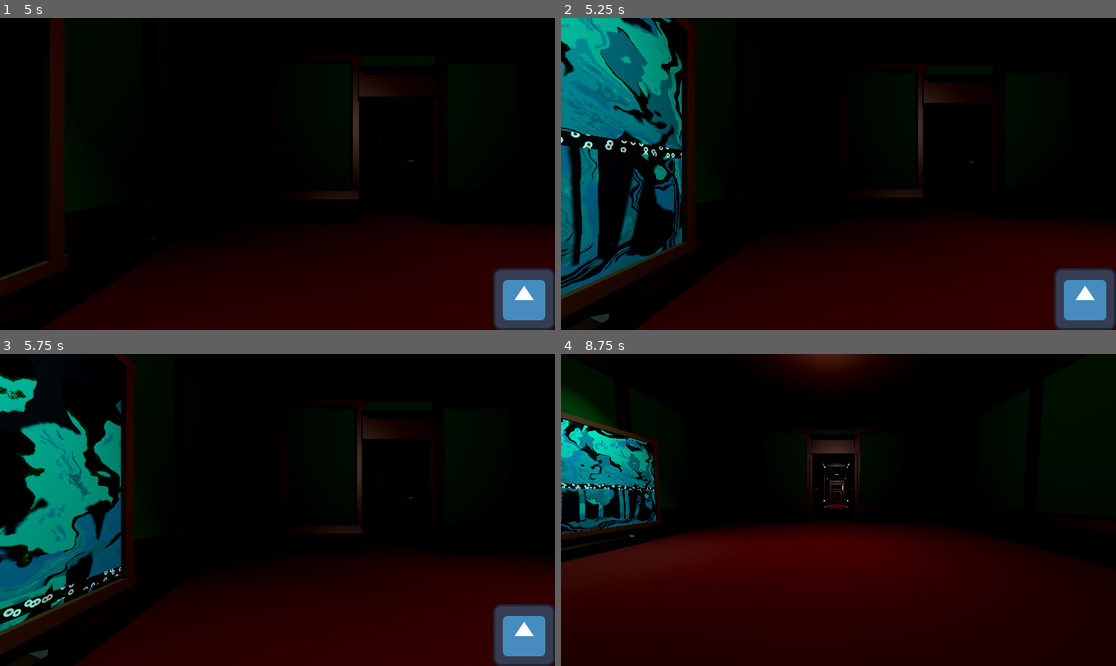
Above: before the commit, frames 1-4 (two rows, left to right).
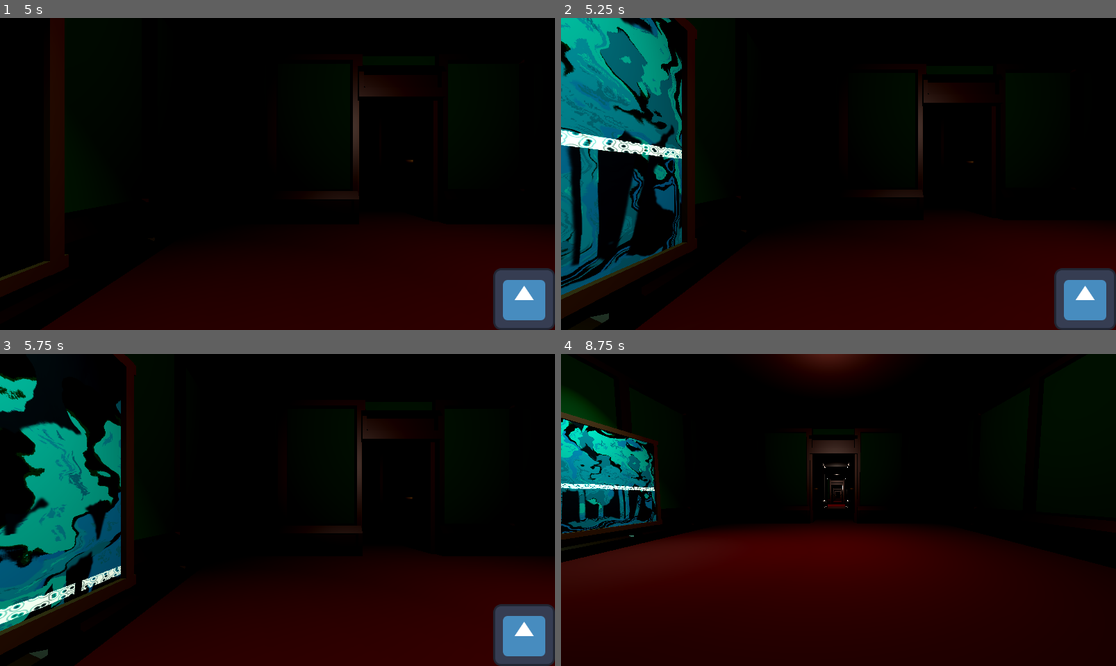
Above: after the commit, the same moments.

Repository: JohannesKoenig/tod_auf_latein
Game: Godot game, scene res://main.tscn
Two runs of this game, one before a commit and one after it. Both use one fixed random seed, a clock stepped at 60 frames per second and the inputs below. The engine's default icon, where the game draws it, is replaced by a stand-in: a white triangle on a blue panel in a dark square. Sound files missing from this copy of the repository are replaced by a short silence.
Inputs:
- Up to frame 1 (5 s): tap Enter (EnterPainting) at 0.5, 0.6, 2.85 s; hold D (Right) 0.53-1.28 s; tap Space (Jump) at 0.77, 1.52, 2.75, 3.02, 3.77, 4.52 s; hold S (Back) 1.28-2.03 s; tap Down (LookDown) at 1.35, 3.6 s; hold D (Right) 2.03-2.78 s; tap Up (LookUp) at 2.1, 4.35 s; hold W (Forward) 2.78-3.53 s; hold A (Left) from 3.53 s (still down)
- Up to frame 2 (5.25 s): release A (Left) at 5.03 s; hold S (Back) from 5.03 s (still down); tap Enter (EnterPainting) at 5.1 s
- Up to frame 3 (5.75 s): keep holding S (Back)
- Up to frame 4 (8.75 s): release S (Back) at 5.78 s; hold D (Right) 5.78-6.53 s; tap Down (LookDown) at 5.85, 8.1 s; tap Space (Jump) at 6.02, 6.77, 7.52 s; hold W (Forward) 6.53-7.28 s; tap Up (LookUp) at 6.6 s; hold D (Right) 7.28-8.03 s; tap Enter (EnterPainting) at 7.35 s; hold S (Back) from 8.03 s (still down)

Frame 1 is identical in both runs. In frame 2, 0.8% of the frame differs, in the area x 0-22%, y 35-46%; in frame 3, 0.7%; in frame 4, 0.2%.

Commit message:
work on bubble shader

Diff:
--- a/tod-auf-latein/2D/platform_bubble.gdshader
+++ b/tod-auf-latein/2D/platform_bubble.gdshader
@@ -12,7 +12,7 @@
 uniform vec4 background_color = vec4(0.0, 0.0, 0.0, 1.0);
 uniform vec2 grid_vec = vec2(2.0, 2.0); //How to repeat the gradient
 uniform vec2 grid_bubbles = vec2(20.0, 10.0); //How many bubbles; can also make them oval
-
+uniform vec4 color = vec4(1.0, 1.0, 1.0, 1.0);
 
 
 vec2 random(vec2 uv) {
@@ -50,7 +50,7 @@
 	float worley = worley(UV, grid_bubbles.x, grid_bubbles.y); //Create bubbles
 	vec4 multi_color = texture(gradient, vec2(repeat.x, worley)); //Use gradient colors; you can change to repeat.x for a horizontal repeat
 	//You can change the float values here to modify the bubbles; don't ask for a mathematical explanation, I don't know
-	vec3 color = mix(vec3(worley) * multi_color.rgb * 3.0, background_color.rgb , smoothstep(0.4, 0.5, worley * 1.5)); //The weight controls the bubbles' rim and size
-	COLOR.rgb = color;
-	COLOR.a = 0.7; //Preserve the original texture's transparency
+	vec3 mixed_color = mix(vec3(worley) * multi_color.rgb * 3.0, background_color.rgb , smoothstep(0.4, 0.5, worley * 1.5)); //The weight controls the bubbles' rim and size
+	COLOR.rgb = mixed_color * color.rgb;
+	COLOR.a = multi_color.a; //Preserve the original texture's transparency
 }
--- a/tod-auf-latein/2D/platform_buble_material.tres
+++ b/tod-auf-latein/2D/platform_buble_material.tres
@@ -3,17 +3,20 @@
 [ext_resource type="Shader" path="res://2D/platform_bubble.gdshader" id="1_wk7m5"]
 
 [sub_resource type="Gradient" id="Gradient_vf6g3"]
-offsets = PackedFloat32Array(0, 0.491803, 1)
-colors = PackedColorArray(0, 0, 0, 1, 0.491803, 0.491803, 0.491803, 1, 1, 1, 1, 1)
+offsets = PackedFloat32Array(0, 0.190299, 0.429104, 0.645522, 0.843284, 1)
+colors = PackedColorArray(1, 1, 1, 0.313726, 1, 1, 1, 1, 1, 1, 1, 1, 1, 1, 1, 0.560784, 1, 1, 1, 1, 0, 0, 0, 1)
 
 [sub_resource type="GradientTexture2D" id="GradientTexture2D_cakgp"]
 gradient = SubResource("Gradient_vf6g3")
-fill_to = Vector2(0.0833333, 0.0510753)
+fill_from = Vector2(0.5, 0.2)
+fill_to = Vector2(0.5, 0.7)
+metadata/_snap_enabled = true
 
 [resource]
 shader = ExtResource("1_wk7m5")
 shader_parameter/speed = 0.9
-shader_parameter/background_color = Vector4(0, 0, 0, 1)
+shader_parameter/background_color = Vector4(1, 1, 1, 1)
 shader_parameter/grid_vec = Vector2(2, 2)
-shader_parameter/grid_bubbles = Vector2(5, 3)
+shader_parameter/grid_bubbles = Vector2(5, 5)
+shader_parameter/color = Vector4(1, 1, 1, 1)
 shader_parameter/gradient = SubResource("GradientTexture2D_cakgp")
--- a/tod-auf-latein/3D/3d_character_controller.gd
+++ b/tod-auf-latein/3D/3d_character_controller.gd
@@ -26,7 +26,7 @@
 	var input_dir = Input.get_vector("Left", "Right", "Forward", "Back")
 	var look_dir = Input.get_vector("TurnLeft", "TurnRight", "LookUp", "LookDown")
 	var direction = (transform.basis * Vector3(input_dir.x, 0, input_dir.y)).normalized()
-	var rotation_3D = Vector3(look_dir.y, look_dir.x , 0).normalized() * Vector3(1,2,1)
+	var rotation_3D = Vector3(look_dir.y, look_dir.x , 0).normalized() * max(1, Vector3(look_dir.y, look_dir.x , 0).length()) * Vector3(1,2,1)
 	rotation -= rotation_3D * delta
 	if direction:
 		velocity.x = direction.x * SPEED
--- a/tod-auf-latein/3D/3d_world.tscn
+++ b/tod-auf-latein/3D/3d_world.tscn
@@ -31,6 +31,7 @@
 
 [editable path="Museum"]
 [editable path="Museum/Room"]
+[editable path="Museum/Room/Painting"]
 [editable path="Museum/Room2"]
 [editable path="Museum/Room3"]
 [editable path="Museum/Room4"]
